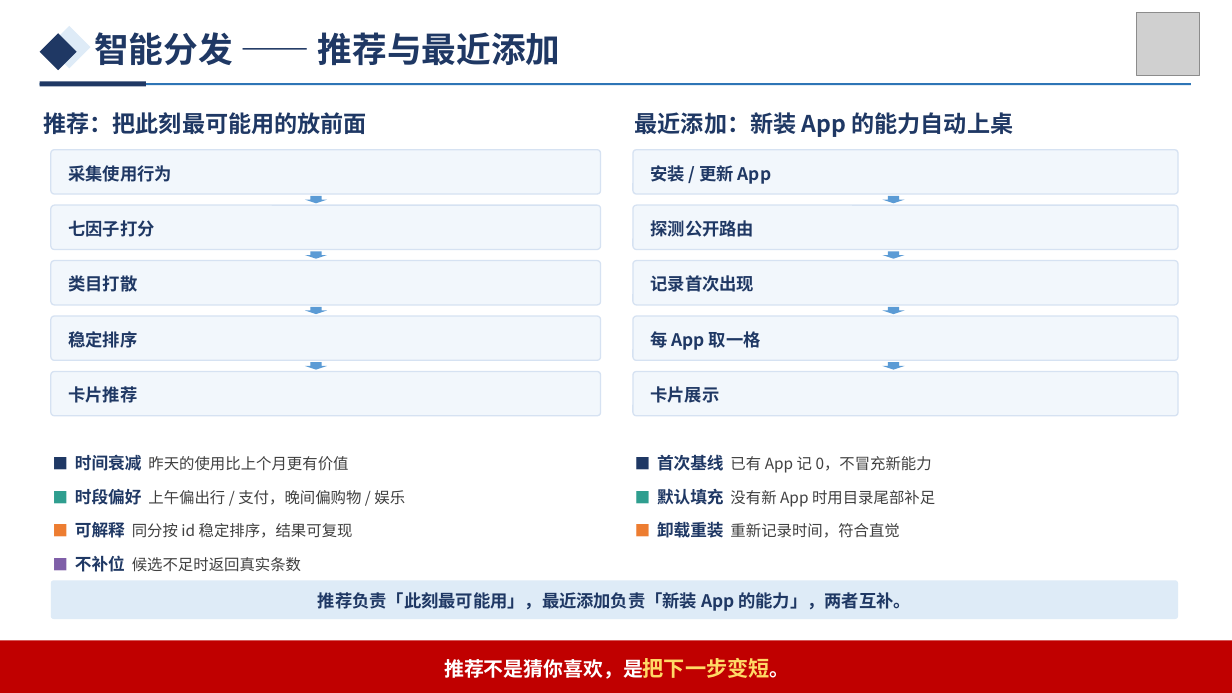
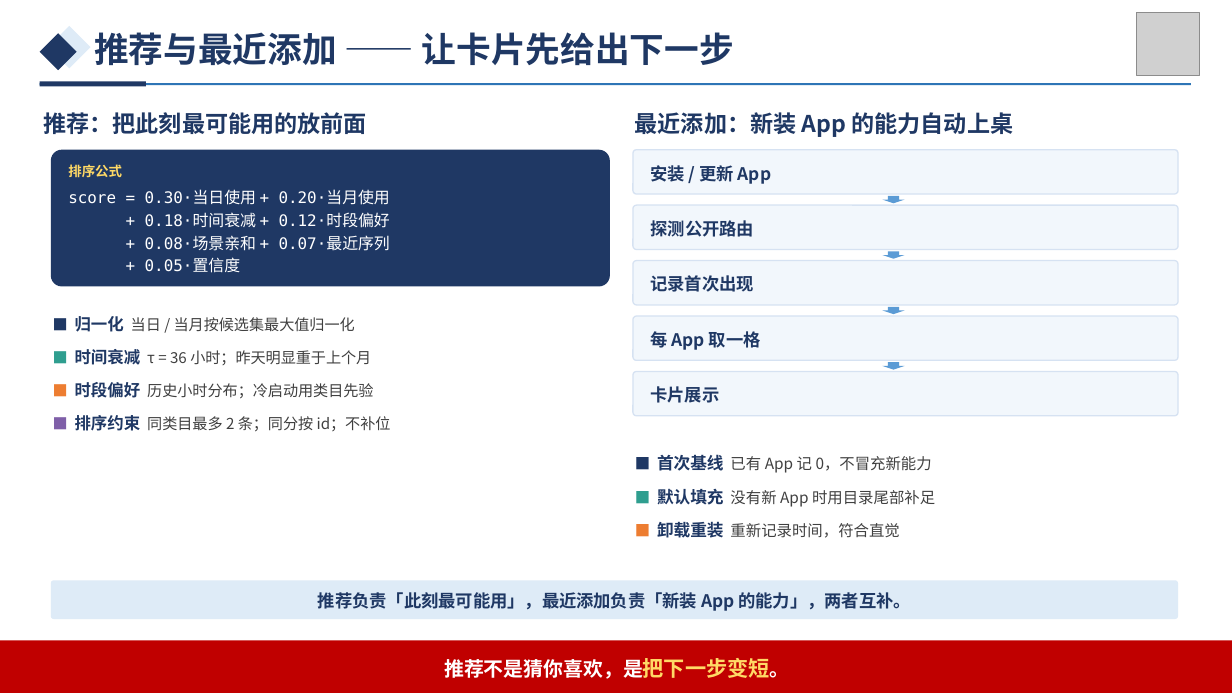
Before and after one commit to growvv/stargate, a slide deck: slide 9 of submission/StarGate_答辩PPT.pptx (slide 10 before the commit). Drawn at 1232x693 pixels with LibreOffice and Linux fonts; fonts in the diff are those of the drawing; grey boxes stand for pictures. Boxes give left, top, right and bottom in pixels: in the first picture for what was removed or moved away, otherwise in the second. Text is boxed around its words. In the diff, an @@ line names an element or a change of style, - is before the commit and + after.

```diff
--- a/submission/StarGate_答辩PPT.pptx
+++ b/submission/StarGate_答辩PPT.pptx
@@ text at (x1=94, y1=32, x2=734, y2=65): text changed @@
-智能分发 —— 推荐与最近添加
+推荐与最近添加 —— 让卡片先给出下一步
@@ rounded rectangle resized from (x1=51, y1=205, x2=601, y2=250) to (x1=51, y1=150, x2=610, y2=287) @@
@@ rounded rectangle at (x1=51, y1=150, x2=610, y2=287): fill #F2F7FC to #1F3864; outline #D6E2F2 1 pt to none @@
@@ rounded rectangle removed at (x1=51, y1=150, x2=601, y2=194) @@
@@ text removed at (x1=68, y1=165, x2=172, y2=182) @@
-采集使用行为
@@ text added at (x1=68, y1=164, x2=390, y2=273), 12.4 pt, text #FFFFFF @@
+排序公式
+score = 0.30·当日使用 + 0.20·当月使用
++ 0.18·时间衰减 + 0.12·时段偏好
++ 0.08·场景亲和 + 0.07·最近序列
++ 0.05·置信度
@@ down arrow removed at (x1=305, y1=196, x2=327, y2=203) @@
@@ text removed at (x1=68, y1=220, x2=154, y2=237) @@
-七因子打分
@@ rounded rectangle removed at (x1=51, y1=261, x2=601, y2=305) @@
@@ down arrow removed at (x1=305, y1=251, x2=327, y2=259) @@
@@ text removed at (x1=68, y1=275, x2=137, y2=292) @@
-类目打散
@@ rounded rectangle removed at (x1=51, y1=316, x2=601, y2=360) @@
@@ text added at (x1=75, y1=316, x2=391, y2=432), 11.8 pt, text #404040 @@
+■ 归一化 当日 / 当月按候选集最大值归一化
+■ 时间衰减 τ = 36 小时；昨天明显重于上个月
+■ 时段偏好 历史小时分布；冷启动用类目先验
+■ 排序约束 同类目最多 2 条；同分按 id；不补位
@@ down arrow removed at (x1=305, y1=307, x2=327, y2=314) @@
@@ text removed at (x1=68, y1=331, x2=137, y2=348) @@
-稳定排序
@@ rounded rectangle removed at (x1=51, y1=372, x2=601, y2=416) @@
@@ text removed at (x1=68, y1=386, x2=137, y2=403) @@
-卡片推荐
@@ down arrow removed at (x1=305, y1=362, x2=327, y2=370) @@
@@ text removed at (x1=75, y1=455, x2=405, y2=572) @@
-■ 时间衰减 昨天的使用比上个月更有价值
-■ 时段偏好 上午偏出行 / 支付，晚间偏购物 / 娱乐
-■ 可解释 同分按 id 稳定排序，结果可复现
-■ 不补位 候选不足时返回真实条数
```
Also in this commit, not shown: 9 other slides changed, 1 slide added, 2 slides removed, 51 other files.
